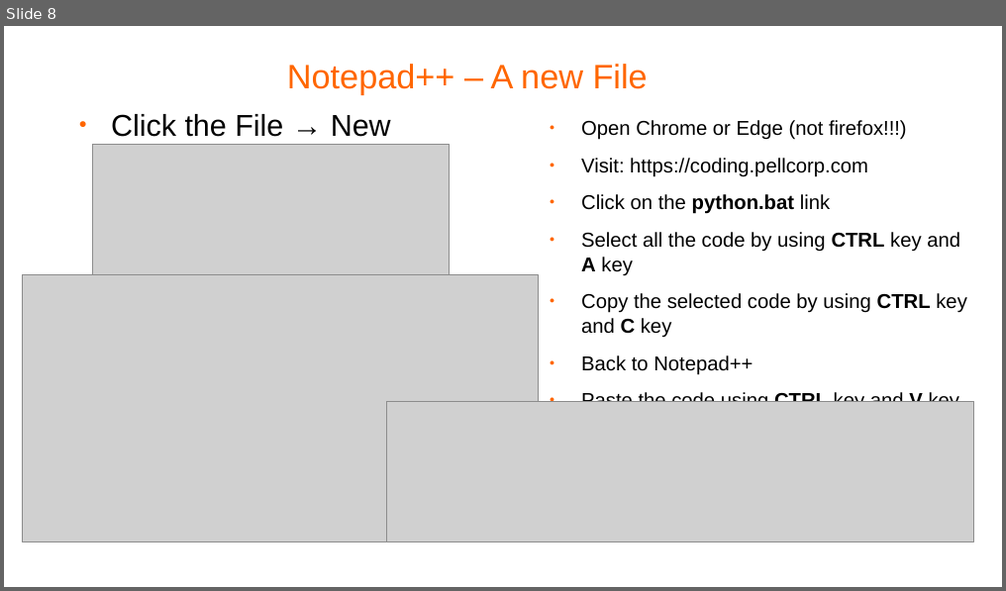
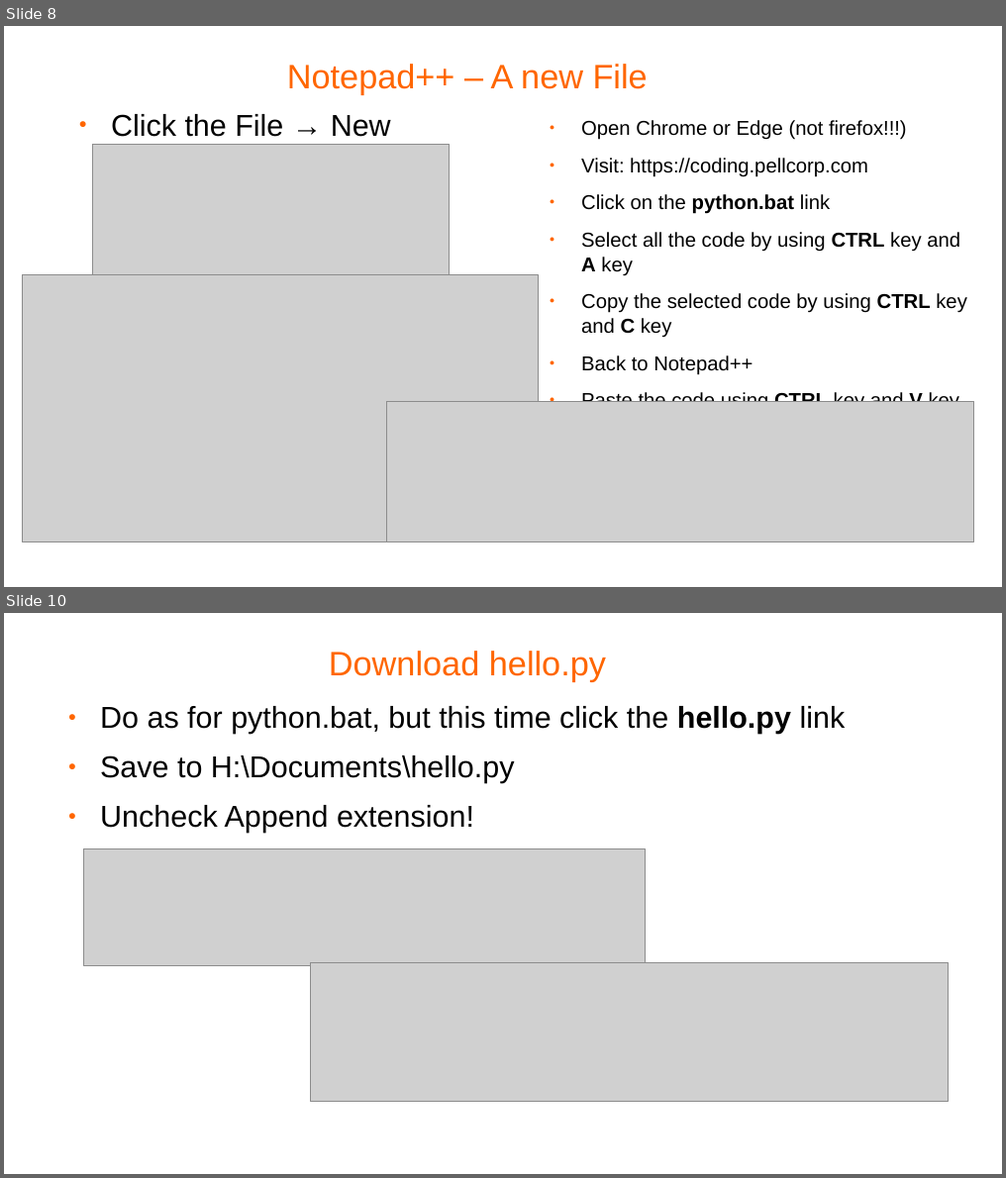
Before and after one commit to pellcorp/coding, a slide deck: docs/python-coding.odp. Shown one above the other, each under a label of ours: slide 8 before the commit, slides 8 and 10 after it; the slides between them are not shown. The pictures are 1006x591 and 1006x1178 pixels, drawn with LibreOffice and Linux fonts; fonts in the diff are those of the drawing; grey boxes stand for pictures; background and template pictures are left out. Boxes give left, top, right and bottom in pixels: in the first picture for what was removed or moved away, otherwise in the second. Text is boxed around its words. In the diff, an @@ line names an element or a change of style, - is before the commit and + after.

```diff
--- a/docs/python-coding.odp
+++ b/docs/python-coding.odp
@@ slide 10 added at <box>4,613,1002,1174</box>, background #FFFFFF @@
@@ title added at <box>329,651,606,681</box>, 27 pt, text #FF6600 @@
+Download hello.py
@@ text added at <box>100,706,846,833</box>, 24 pt, text #000000 @@
+● Do as for python.bat, but this time click the hello.py link
+● Save to H:\Documents\hello.py
+● Uncheck Append extension!
@@ picture added at <box>83,850,647,966</box> @@
@@ picture added at <box>310,962,948,1101</box> @@
```
Also in this commit, not shown: 4 slides changed, 2 other files.
